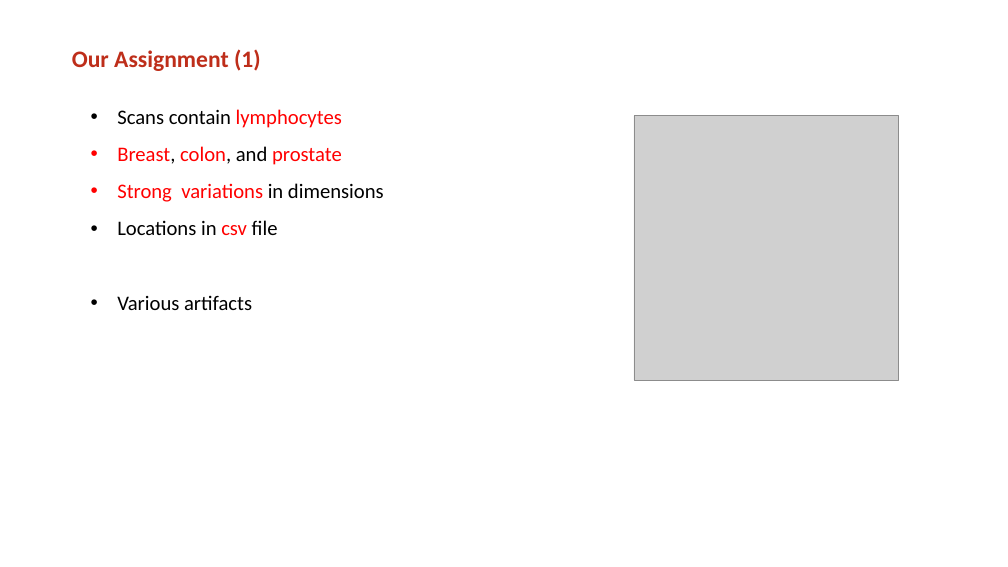
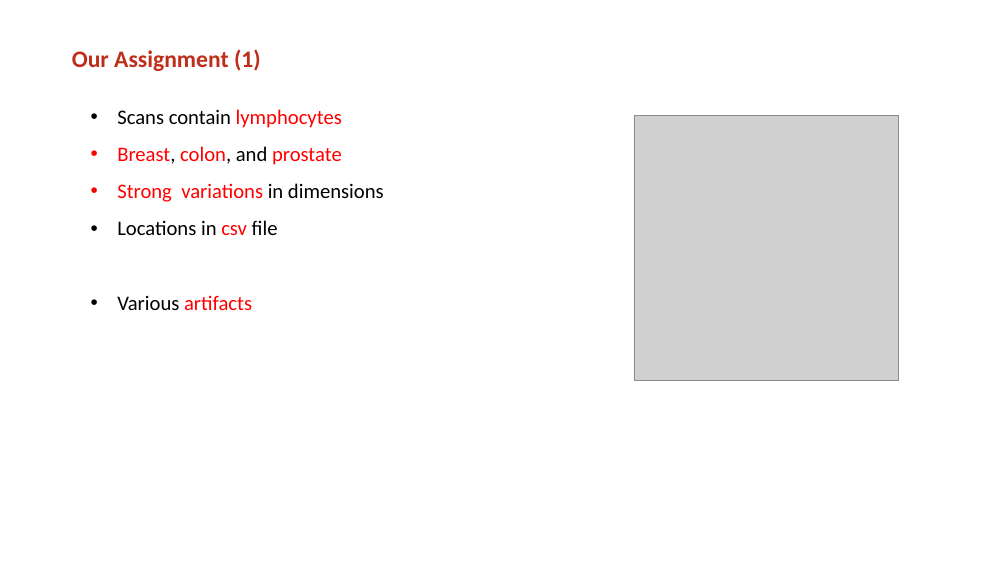
Before and after one commit to jeffluppes/ISMI2018, a slide deck: slide 3 of Project/Presentation/Mid_term_presentation.pptx. Drawn at 1008x567 pixels with LibreOffice and Linux fonts; fonts in the diff are those of the drawing; grey boxes stand for pictures; background and template pictures are left out. Boxes give left, top, right and bottom in pixels: in the first picture for what was removed or moved away, otherwise in the second. Text is boxed around its words. In the diff, an @@ line names an element or a change of style, - is before the commit and + after.

```diff
--- a/Project/Presentation/Mid_term_presentation.pptx
+++ b/Project/Presentation/Mid_term_presentation.pptx
@@ text at (x1=117, y1=295, x2=252, y2=310): text colour #000000 to #FF0000 in "artifacts" @@
```
Also in this commit, not shown: 2 other slides changed.
